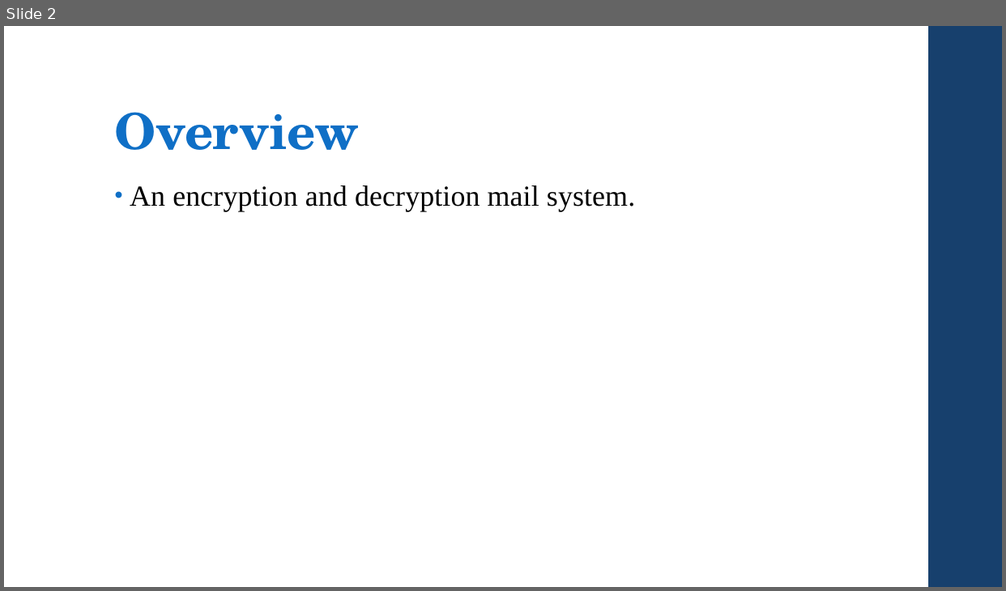
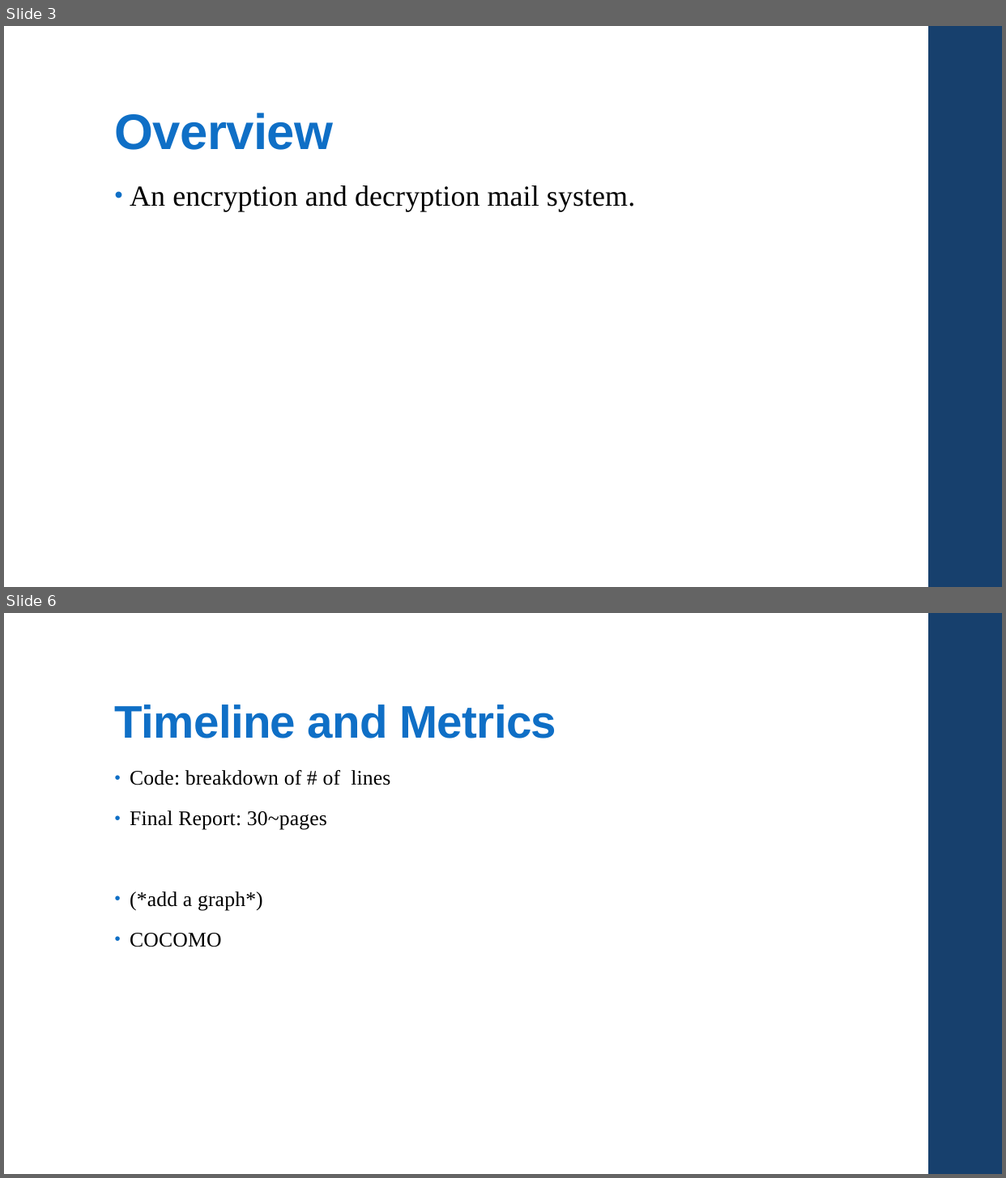
Before and after one commit to csc4350adept/csc4350, a slide deck: docs/Pres.pptx. Shown one above the other, each under a label of ours: slide 2 before the commit, slides 3 and 6 after it; the slides between them are not shown. The pictures are 1006x591 and 1006x1178 pixels, drawn with LibreOffice and Linux fonts; fonts in the diff are those of the drawing. Boxes give left, top, right and bottom in pixels: in the first picture for what was removed or moved away, otherwise in the second. Text is boxed around its words. In the diff, an @@ line names an element or a change of style, - is before the commit and + after.

```diff
--- a/docs/Pres.pptx
+++ b/docs/Pres.pptx
@@ slide 6 added at (4, 613, 1002, 1174), background #FFFFFF; not listed: 1 template element that a slide beside it also shows @@
@@ title added at (115, 705, 556, 739), 44 pt, text #0F6FC6, bold @@
+Timeline and Metrics
@@ text added at (130, 770, 390, 948), 20 pt, text #000000 @@
+• Code: breakdown of # of lines
+• Final Report: 30~pages
+• (*add a graph*)
+• COCOMO
@@ what was slide 2 is now slide 3 @@
@@ slide 3 changed as well @@
@@ title "Overview" at (115, 113, 333, 150): font TeX Gyre Schola to Arial @@
```
Also in this commit, not shown: 6 other slides changed, 3 other slides added, 2 slides removed.
